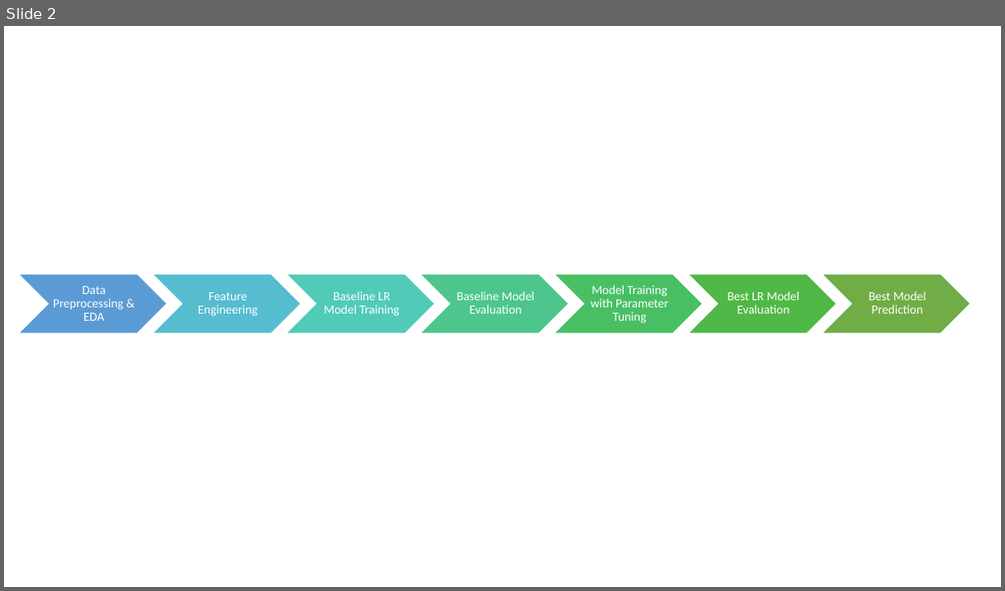
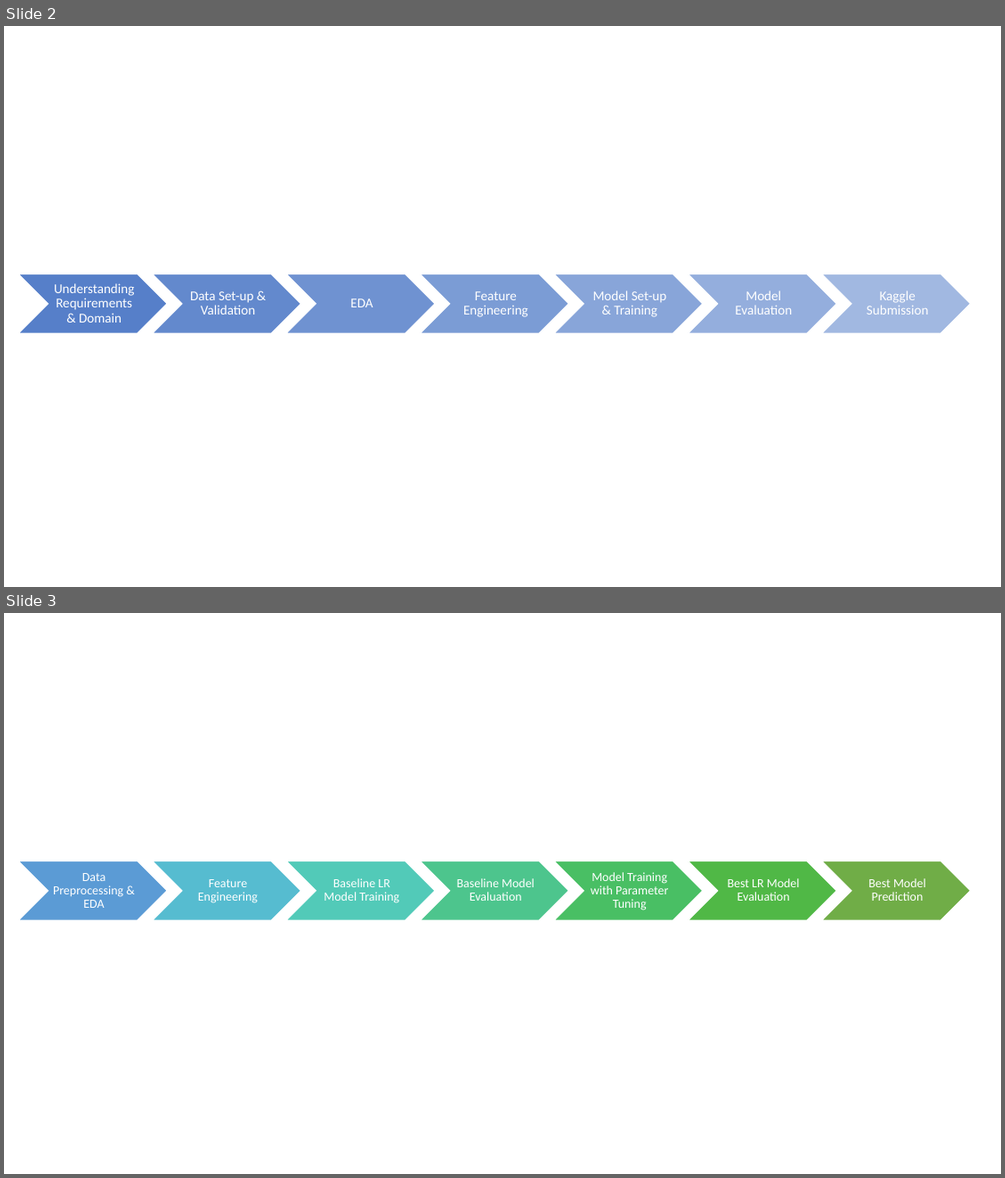
Before and after one commit to ngsudheer/AML-project, a slide deck: Drawing Objects.pptx. Shown one above the other, each under a label of ours: slide 2 before the commit, slides 2 and 3 after it. The pictures are 1005x591 and 1005x1178 pixels, drawn with LibreOffice and Linux fonts; fonts in the diff are those of the drawing. Boxes give left, top, right and bottom in pixels: in the first picture for what was removed or moved away, otherwise in the second. Text is boxed around its words. In the diff, an @@ line names an element or a change of style, - is before the commit and + after.

```diff
--- a/Drawing Objects.pptx
+++ b/Drawing Objects.pptx
@@ slide 2 added at <box>4,26,1001,587</box>, background #FFFFFF @@
@@ group added at <box>18,273,971,333</box>: 7 chevrons, 7 texts @@
+Understanding Requirements & Domain
+Data Set-up & Validation
+EDA
+Feature Engineering
+Model Set-up & Training
+Model Evaluation
+Kaggle Submission
@@ what was slide 2 is now slide 3 @@
```
Also in this commit, not shown: 5 other files.
